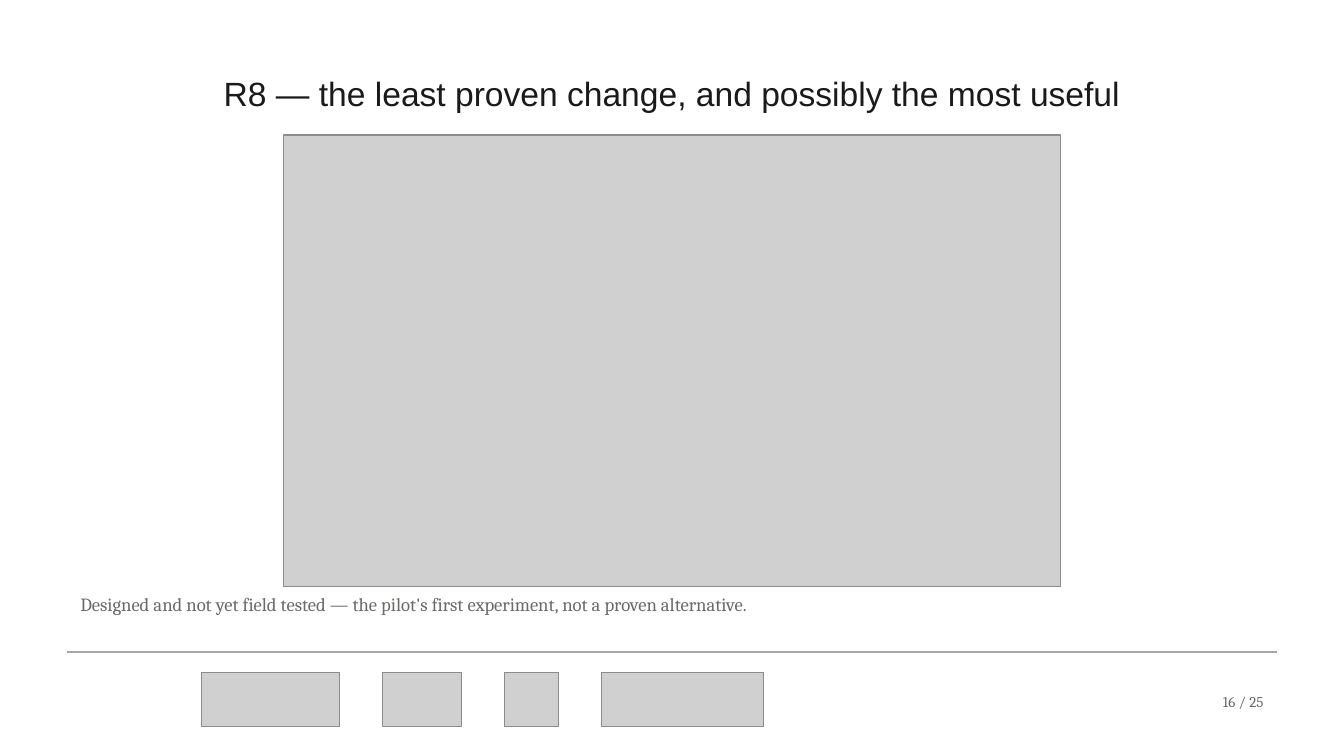
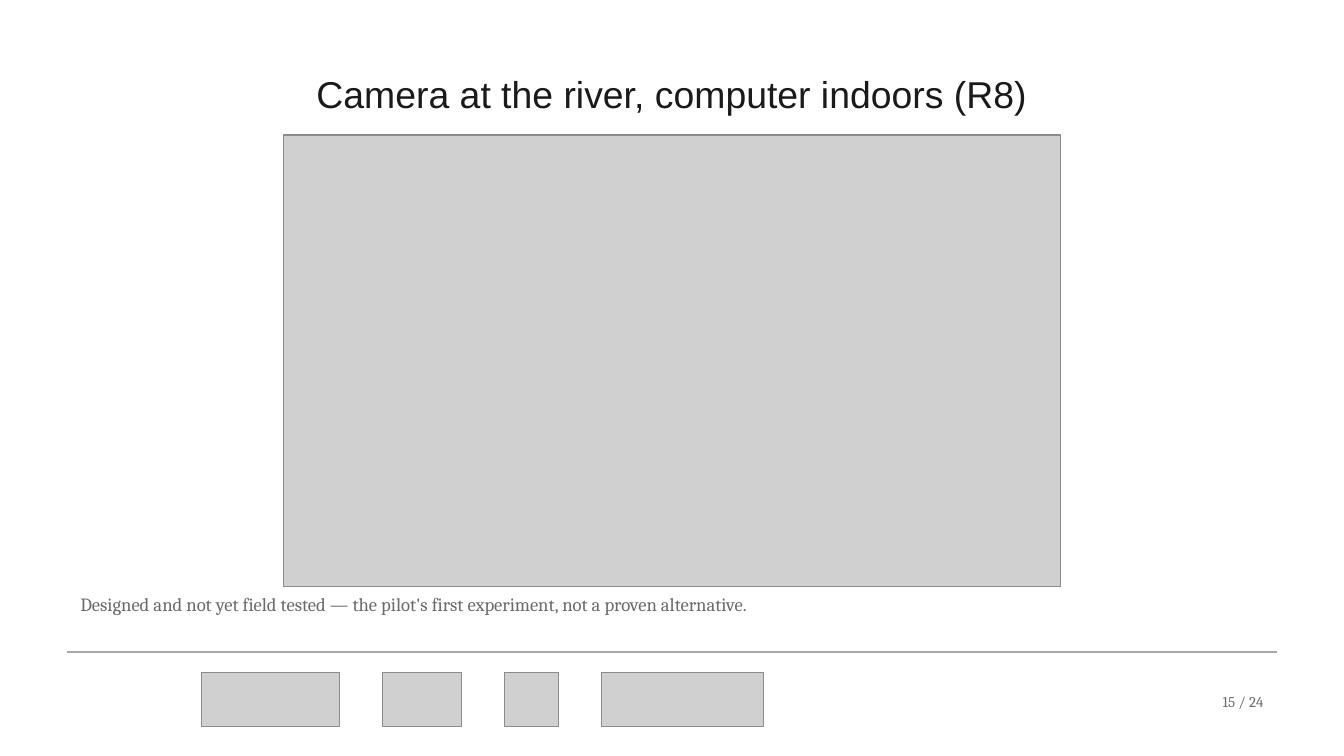
Before and after one commit to tom-jordan23/openrivercam, a slide deck: slide 15 of spring_2026_ID/docs/pdf/REPLICATION_RECOMMENDATIONS_BRIEFING.pptx (slide 16 before the commit). Drawn at 1344x756 pixels with LibreOffice and Linux fonts; fonts in the diff are those of the drawing; grey boxes stand for pictures; background and template pictures are left out. Boxes give left, top, right and bottom in pixels: in the first picture for what was removed or moved away, otherwise in the second. Text is boxed around its words. In the diff, an @@ line names an element or a change of style, - is before the commit and + after.

```diff
--- a/spring_2026_ID/docs/pdf/REPLICATION_RECOMMENDATIONS_BRIEFING.pptx
+++ b/spring_2026_ID/docs/pdf/REPLICATION_RECOMMENDATIONS_BRIEFING.pptx
@@ title at (316,81,1027,115): text changed; size 18 to 20 pt @@
-R8 — the least proven change, and possibly the most useful
+Camera at the river, computer indoors (R8)
@@ text at (1223,697,1263,707): text changed @@
-16 / 25
+15 / 24
```
Also in this commit, not shown: 21 other slides changed, 1 slide added, 2 slides removed, 3 other files.
